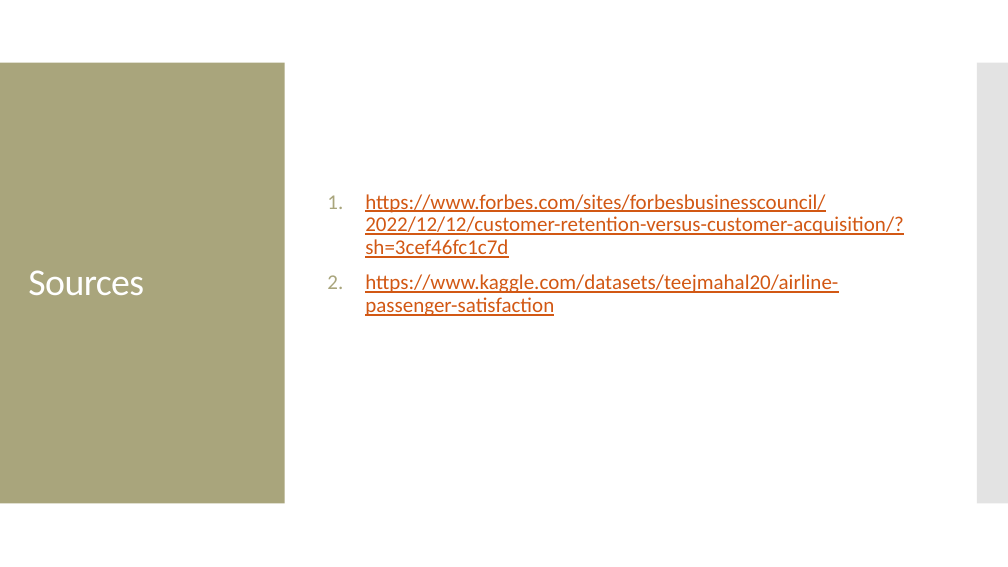
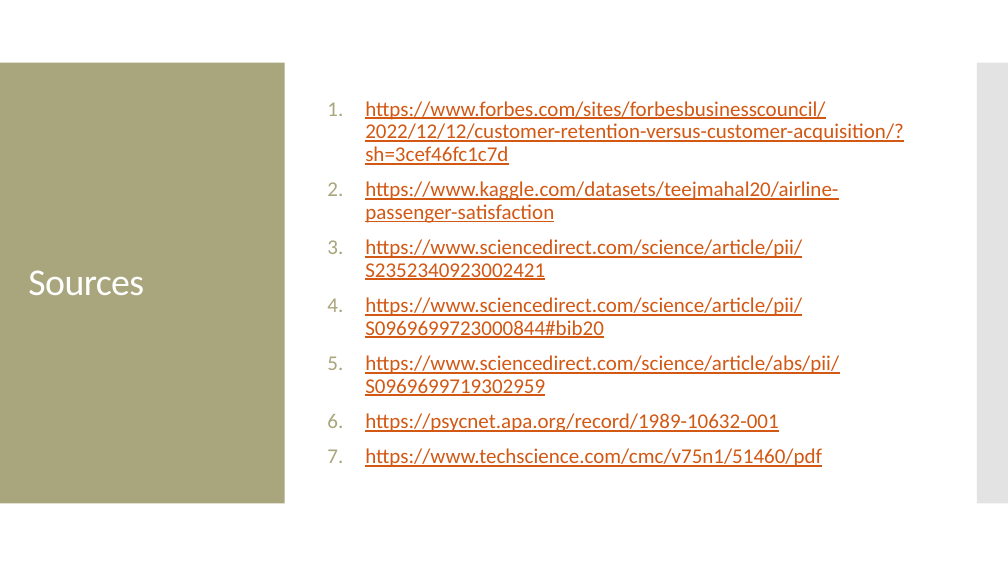
Before and after one commit to MGT-6203-Summer-2023-Edx/Team-6, a slide deck: slide 11 of Project Proposal/Team_6_Prop_Vid_Slides.pptx (slide 7 before the commit). Drawn at 1008x567 pixels with LibreOffice and Linux fonts; fonts in the diff are those of the drawing. Boxes give left, top, right and bottom in pixels: in the first picture for what was removed or moved away, otherwise in the second. Text is boxed around its words. In the diff, an @@ line names an element or a change of style, - is before the commit and + after.

```diff
--- a/Project Proposal/Team_6_Prop_Vid_Slides.pptx
+++ b/Project Proposal/Team_6_Prop_Vid_Slides.pptx
@@ text at bbox=[365, 239, 839, 467]: paragraphs added @@
+3. https://www.sciencedirect.com/science/article/pii/S2352340923002421
+4. https://www.sciencedirect.com/science/article/pii/S0969699723000844#bib20
+5. https://www.sciencedirect.com/science/article/abs/pii/S0969699719302959
+6. https://psycnet.apa.org/record/1989-10632-001
+7. https://www.techscience.com/cmc/v75n1/51460/pdf
```
Also in this commit, not shown: 5 other slides changed, 4 slides added.
